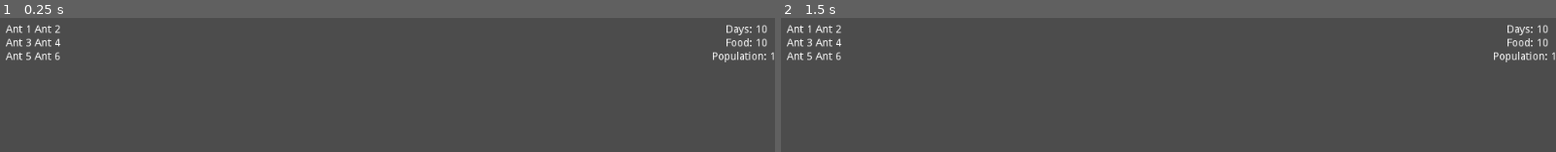
Above: before the commit, frames 1-2 (left to right).
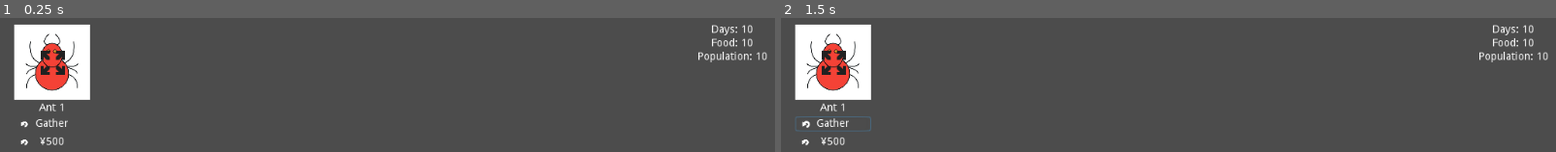
Above: after the commit, the same moments.

Repository: IBricchi/EdgeOfTheHedge
Game: Godot game, scene res://scenes/UI.tscn
Two runs of this game, one before a commit and one after it. Both use one fixed random seed, a clock stepped at 60 frames per second and the inputs below. The project has no main scene, so this scene is started directly.
Inputs (mouse positions are in pixels of both pictures, inside the frame that each line leads up to):
- Up to frame 1 (0.25 s): no input
- Up to frame 2 (1.5 s): click (835, 123) at 0.52 s; click (835, 123) at 1.27 s

The runs differ from the first frame. In frame 1, 6.8% of the frame differs, in the area x 0-100%, y 5-95%; in frame 2, 6.9%.
Error after the commit: Parse Error: Indented block expected after declaration of "_ready" function. (res://scripts/UI/ant-selector.gd:8)

Commit message:
add more UI stuff

Diff:
--- a/scenes/UI.tscn
+++ b/scenes/UI.tscn
@@ -1,17 +1,17 @@
-[gd_scene format=2]
+[gd_scene load_steps=2 format=2]
+
+[ext_resource path="res://scenes/UI/ant-selector.tscn" type="PackedScene" id=1]
 
 [node name="UI" type="Control"]
 anchor_right = 1.0
 anchor_bottom = 1.0
-margin_left = -0.707031
-margin_right = -0.707031
 __meta__ = {
 "_edit_use_anchors_": false
 }
 
 [node name="AntDetails" type="MarginContainer" parent="."]
 anchor_bottom = 1.0
-margin_right = 14.0
+margin_right = 260.0
 custom_constants/margin_right = 10
 custom_constants/margin_top = 10
 custom_constants/margin_left = 10
@@ -23,76 +23,20 @@
 [node name="GridContainer" type="GridContainer" parent="AntDetails"]
 margin_left = 10.0
 margin_top = 10.0
-margin_right = 82.0
-margin_bottom = 590.0
+margin_right = 250.0
+margin_bottom = 686.0
+size_flags_horizontal = 3
+size_flags_vertical = 3
 columns = 2
 
-[node name="CenterContainer" type="CenterContainer" parent="AntDetails/GridContainer"]
-margin_right = 34.0
-margin_bottom = 14.0
-
-[node name="Label" type="Label" parent="AntDetails/GridContainer/CenterContainer"]
-margin_right = 34.0
-margin_bottom = 14.0
-text = "Ant 1"
-
-[node name="CenterContainer2" type="CenterContainer" parent="AntDetails/GridContainer"]
-margin_left = 38.0
-margin_right = 72.0
-margin_bottom = 14.0
-
-[node name="Label" type="Label" parent="AntDetails/GridContainer/CenterContainer2"]
-margin_right = 34.0
-margin_bottom = 14.0
-text = "Ant 2"
-
-[node name="CenterContainer3" type="CenterContainer" parent="AntDetails/GridContainer"]
-margin_top = 18.0
-margin_right = 34.0
-margin_bottom = 32.0
-
-[node name="Label" type="Label" parent="AntDetails/GridContainer/CenterContainer3"]
-margin_right = 34.0
-margin_bottom = 14.0
-text = "Ant 3"
-
-[node name="CenterContainer4" type="CenterContainer" parent="AntDetails/GridContainer"]
-margin_left = 38.0
-margin_top = 18.0
-margin_right = 72.0
-margin_bottom = 32.0
-
-[node name="Label" type="Label" parent="AntDetails/GridContainer/CenterContainer4"]
-margin_right = 34.0
-margin_bottom = 14.0
-text = "Ant 4"
-
-[node name="CenterContainer5" type="CenterContainer" parent="AntDetails/GridContainer"]
-margin_top = 36.0
-margin_right = 34.0
-margin_bottom = 50.0
-
-[node name="Label" type="Label" parent="AntDetails/GridContainer/CenterContainer5"]
-margin_right = 34.0
-margin_bottom = 14.0
-text = "Ant 5"
-
-[node name="CenterContainer6" type="CenterContainer" parent="AntDetails/GridContainer"]
-margin_left = 38.0
-margin_top = 36.0
-margin_right = 72.0
-margin_bottom = 50.0
-
-[node name="Label" type="Label" parent="AntDetails/GridContainer/CenterContainer6"]
-margin_right = 34.0
-margin_bottom = 14.0
-text = "Ant 6"
+[node name="Ant1" parent="AntDetails/GridContainer" instance=ExtResource( 1 )]
+margin_right = 120.0
 
 [node name="ColonyStats" type="MarginContainer" parent="."]
 anchor_left = 1.0
 anchor_right = 1.0
 anchor_bottom = 1.0
-margin_left = -92.0
+margin_left = -112.0
 custom_constants/margin_right = 10
 custom_constants/margin_top = 10
 custom_constants/margin_left = 10
--- /dev/null
+++ b/scenes/UI/ant-selector.tscn
@@ -0,0 +1,121 @@
+[gd_scene load_steps=6 format=2]
+
+[ext_resource path="res://assets/7vzk5vid.bmp" type="Texture" id=1]
+[ext_resource path="res://assets/KenneyUI/PNG/White/1x/return.png" type="Texture" id=2]
+[ext_resource path="res://assets/KenneyUI/PNG/White/1x/larger.png" type="Texture" id=3]
+[ext_resource path="res://scripts/UI/ant-selector.gd" type="Script" id=4]
+
+[sub_resource type="StyleBoxEmpty" id=1]
+
+[node name="Ant1" type="CenterContainer"]
+margin_right = 132.0
+margin_bottom = 166.0
+size_flags_horizontal = 3
+script = ExtResource( 4 )
+
+[node name="list" type="VBoxContainer" parent="."]
+margin_left = 16.0
+margin_right = 116.0
+margin_bottom = 166.0
+size_flags_horizontal = 3
+
+[node name="sprite" type="MarginContainer" parent="list"]
+margin_right = 100.0
+margin_bottom = 100.0
+custom_constants/margin_right = 50
+custom_constants/margin_top = 50
+custom_constants/margin_left = 50
+custom_constants/margin_bottom = 50
+
+[node name="centre" type="Control" parent="list/sprite"]
+margin_left = 50.0
+margin_top = 50.0
+margin_right = 50.0
+margin_bottom = 50.0
+
+[node name="sprite" type="TextureRect" parent="list/sprite/centre"]
+anchor_left = 0.5
+anchor_top = 0.5
+anchor_right = 0.5
+anchor_bottom = 0.5
+margin_left = -50.0
+margin_top = -50.0
+margin_right = 50.0
+margin_bottom = 50.0
+size_flags_horizontal = 3
+texture = ExtResource( 1 )
+expand = true
+stretch_mode = 6
+__meta__ = {
+"_edit_use_anchors_": false
+}
+
+[node name="expand" type="TextureRect" parent="list/sprite/centre/sprite"]
+modulate = Color( 0.129412, 0.129412, 0.129412, 1 )
+anchor_left = 0.5
+anchor_top = 0.5
+anchor_right = 0.5
+anchor_bottom = 0.5
+margin_left = -25.0
+margin_top = -25.0
+margin_right = 25.0
+margin_bottom = 25.0
+texture = ExtResource( 3 )
+__meta__ = {
+"_edit_use_anchors_": false
+}
+
+[node name="Label" type="Label" parent="list"]
+margin_top = 104.0
+margin_right = 100.0
+margin_bottom = 118.0
+text = "Ant 1"
+align = 1
+
+[node name="mode" type="PanelContainer" parent="list"]
+margin_top = 122.0
+margin_right = 100.0
+margin_bottom = 142.0
+custom_styles/panel = SubResource( 1 )
+
+[node name="Button" type="Button" parent="list/mode"]
+margin_right = 100.0
+margin_bottom = 20.0
+icon = ExtResource( 2 )
+flat = true
+expand_icon = true
+
+[node name="Label" type="Label" parent="list/mode"]
+margin_right = 100.0
+margin_bottom = 20.0
+size_flags_vertical = 1
+text = "Gather"
+align = 1
+valign = 1
+__meta__ = {
+"_edit_use_anchors_": false
+}
+
+[node name="birth" type="PanelContainer" parent="list"]
+margin_top = 146.0
+margin_right = 100.0
+margin_bottom = 166.0
+custom_styles/panel = SubResource( 1 )
+
+[node name="Button" type="Button" parent="list/birth"]
+margin_right = 100.0
+margin_bottom = 20.0
+icon = ExtResource( 2 )
+flat = true
+expand_icon = true
+
+[node name="Label" type="Label" parent="list/birth"]
+margin_right = 100.0
+margin_bottom = 20.0
+size_flags_vertical = 1
+text = "¥500"
+align = 1
+valign = 1
+__meta__ = {
+"_edit_use_anchors_": false
+}
--- /dev/null
+++ b/scripts/UI/ant-selector.gd
@@ -0,0 +1,6 @@
+extends Control
+
+onready var sprite = $list/sprite/centre/sprite
+onready var expand = $list/sprite/centre/sprite/expand
+
+func _ready():
Binary file added: assets/7vzk5vid.bmp
Not shown, added: assets/7vzk5vid.bmp.import
